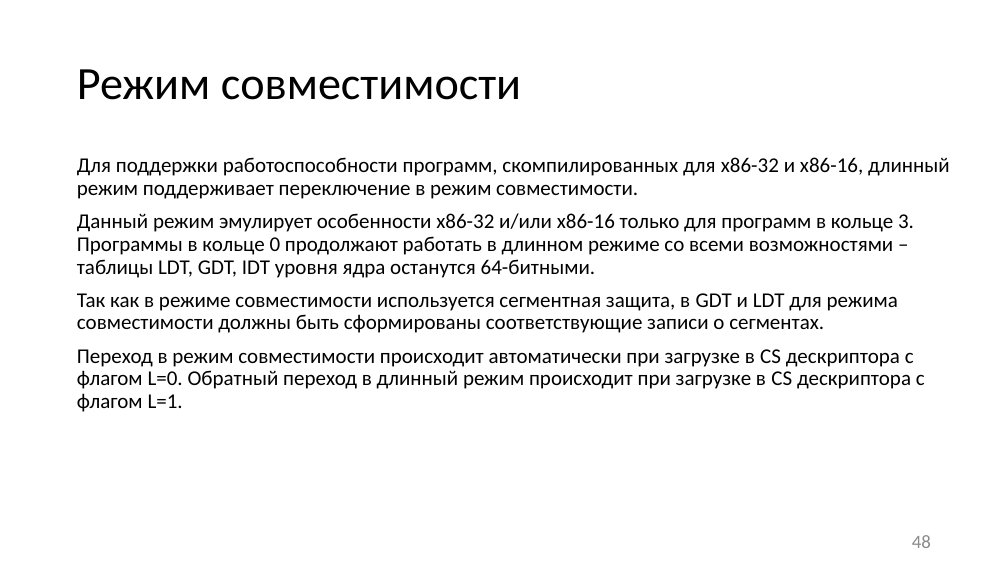
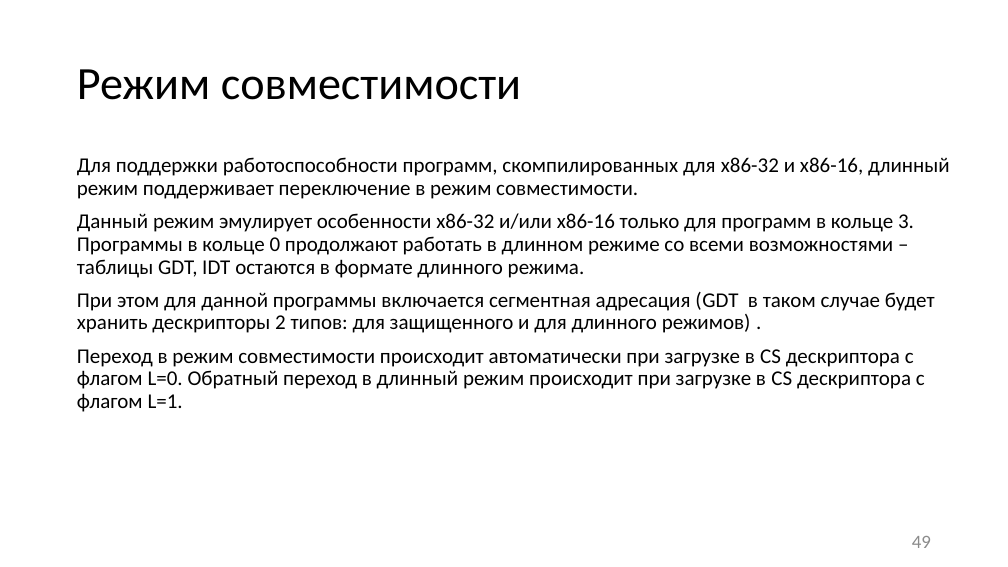
Before and after one commit to itsecd/low-level-programming, a slide deck: slide 49 of Lectures/8.IO_and_execution_modes/Lecture8.pptx (slide 48 before the commit). Drawn at 1008x567 pixels with LibreOffice and Linux fonts; fonts in the diff are those of the drawing. Boxes give left, top, right and bottom in pixels: in the first picture for what was removed or moved away, otherwise in the second. Text is boxed around its words. In the diff, an @@ line names an element or a change of style, - is before the commit and + after.

```diff
--- a/Lectures/8.IO_and_execution_modes/Lecture8.pptx
+++ b/Lectures/8.IO_and_execution_modes/Lecture8.pptx
@@ text at <box>77,213,935,333</box>: text changed @@
-Данный режим эмулирует особенности х86-32 и/или х86-16 только для программ в кольце 3. Программы в кольце 0 продолжают работать в длинном режиме со всеми возможностями – таблицы LDT, GDT, IDT уровня ядра останутся 64-битными.
-Так как в режиме совместимости используется сегментная защита, в GDT и LDT для режима совместимости должны быть сформированы соответствующие записи о сегментах.
+Данный режим эмулирует особенности х86-32 и/или х86-16 только для программ в кольце 3. Программы в кольце 0 продолжают работать в длинном режиме со всеми возможностями – таблицы GDT, IDT остаются в формате длинного режима.
+При этом для данной программы включается сегментная адресация (GDT в таком случае будет хранить дескрипторы 2 типов: для защищенного и для длинного режимов) .
@@ page number at <box>912,536,931,548</box>: text changed @@
-48
+49
```
Also in this commit, not shown: 29 other slides changed, 1 slide added, 11 other files.
